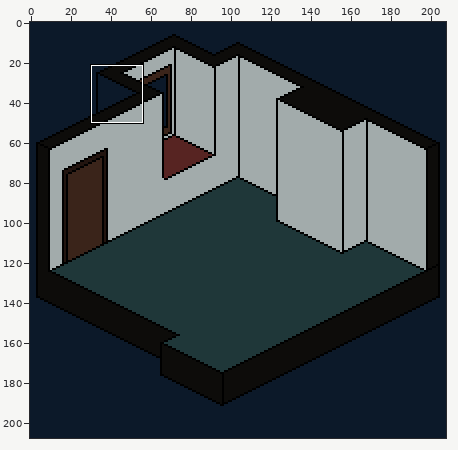
A pixel-art file gets an edit: May_2021/IsometricLivingRoom.aseprite. Above, an overview of the earlier version with the close-up marked.
Close-up. Old version:
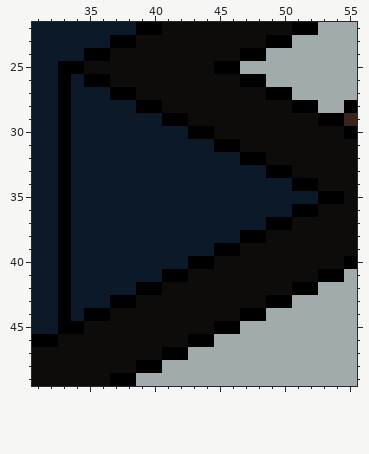
208x208 pixels, 1 frame. Shown: x 31..55, y 22..49. The commit also changed other parts of the picture, which this record leaves out.
New version:
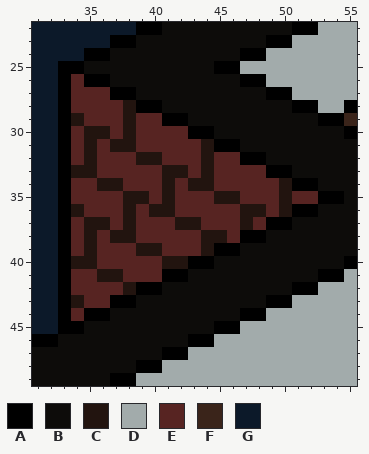
Palette (. is transparent): A #000000  B #0d0c0a  C #22140f  D #a2abab  E #572422  F #3a241a  G #0c1929
The edit:
layer "ExtWall" added
--- layer "ExtWall"
@@ x 31..55 @@
 25 GGAABBBBBBBBBBAADDDDDDDDD
-26 GGAGAABBBBBBBBBBAADDDDDDD
-27 GGAGGGAABBBBBBBBBBAADDDDD
-28 GGAGGGGGAABBBBBBBBBBAADDA
-29 GGAGGGGGGGAABBBBBBBBBBAAF
-30 GGAGGGGGGGGGAABBBBBBBBBBA
-31 GGAGGGGGGGGGGGAABBBBBBBBB
-32 GGAGGGGGGGGGGGGGAABBBBBBB
-33 GGAGGGGGGGGGGGGGGGAABBBBB
-34 GGAGGGGGGGGGGGGGGGGGAABBB
-35 GGAGGGGGGGGGGGGGGGGGGGAAB
-36 GGAGGGGGGGGGGGGGGGGGAABBB
-37 GGAGGGGGGGGGGGGGGGAABBBBB
-38 GGAGGGGGGGGGGGGGAABBBBBBB
-39 GGAGGGGGGGGGGGAABBBBBBBBB
-40 GGAGGGGGGGGGAABBBBBBBBBBA
-41 GGAGGGGGGGAABBBBBBBBBBAAD
-42 GGAGGGGGAABBBBBBBBBBAADDD
-43 GGAGGGAABBBBBBBBBBAADDDDD
-44 GGAGAABBBBBBBBBBAADDDDDDD
+26 GGAEAABBBBBBBBBBAADDDDDDD
+27 GGAEEEAABBBBBBBBBBAADDDDD
+28 GGAEEEECAABBBBBBBBBBAADDA
+29 GGACEEECEEAABBBBBBBBBBAAF
+30 GGAECCECEEEEAABBBBBBBBBBA
+31 GGAECECCEEEEECAABBBBBBBBB
+32 GGAECEEECCEEECEEAABBBBBBB
+33 GGACCEEEEECCECEEEEAABBBBB
+34 GGAEECCEEECECCEEEEECAABBB
+35 GGAEEEECCECEEECCEEECEEAAB
+36 GGACEEECECCEEEEECCECAABBB
+37 GGAECCECEEECCEEECEAABBBBB
+38 GGAECECCEEEEECCEAABBBBBBB
+39 GGAECEEECCEEECAABBBBBBBBB
+40 GGACCEEEEECCAABBBBBBBBBBA
+41 GGAEECCEEEAABBBBBBBBBBAAD
+42 GGAEEEECAABBBBBBBBBBAADDD
+43 GGACEEAABBBBBBBBBBAADDDDD
+44 GGAEAABBBBBBBBBBAADDDDDDD
 45 GGAABBBBBBBBBBAADDDDDDDDD
Changed places in both close-ups, as pixel boxes (x1, y1, x2, y2):
changed: (71, 74, 318, 321)
